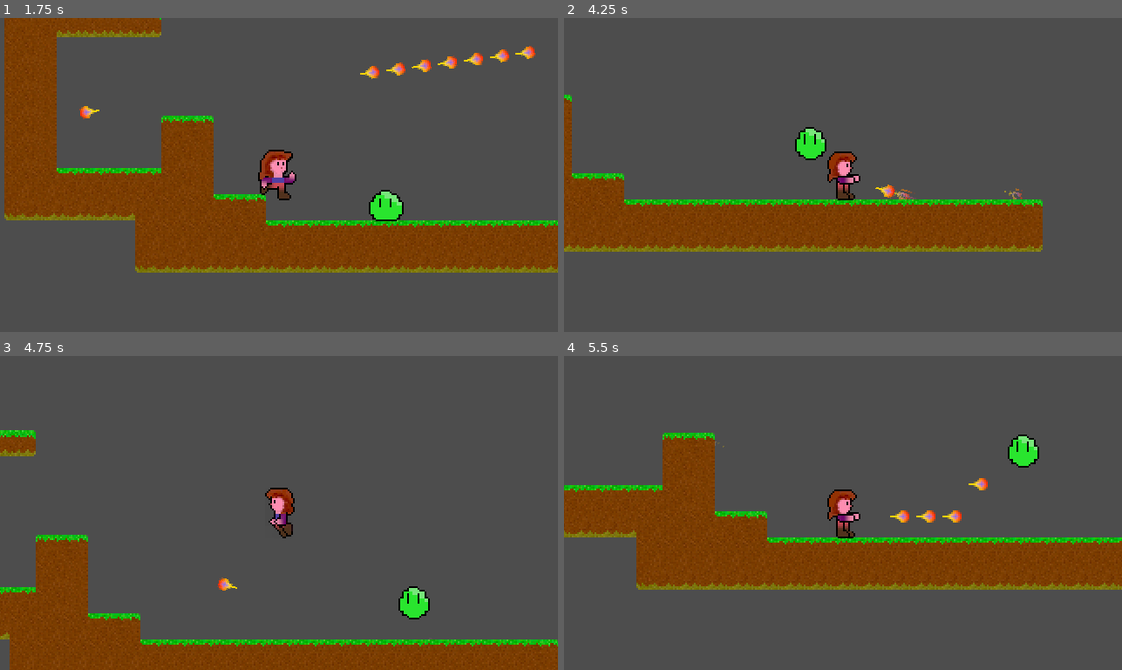
Above: before the commit, frames 1-4 (two rows, left to right).
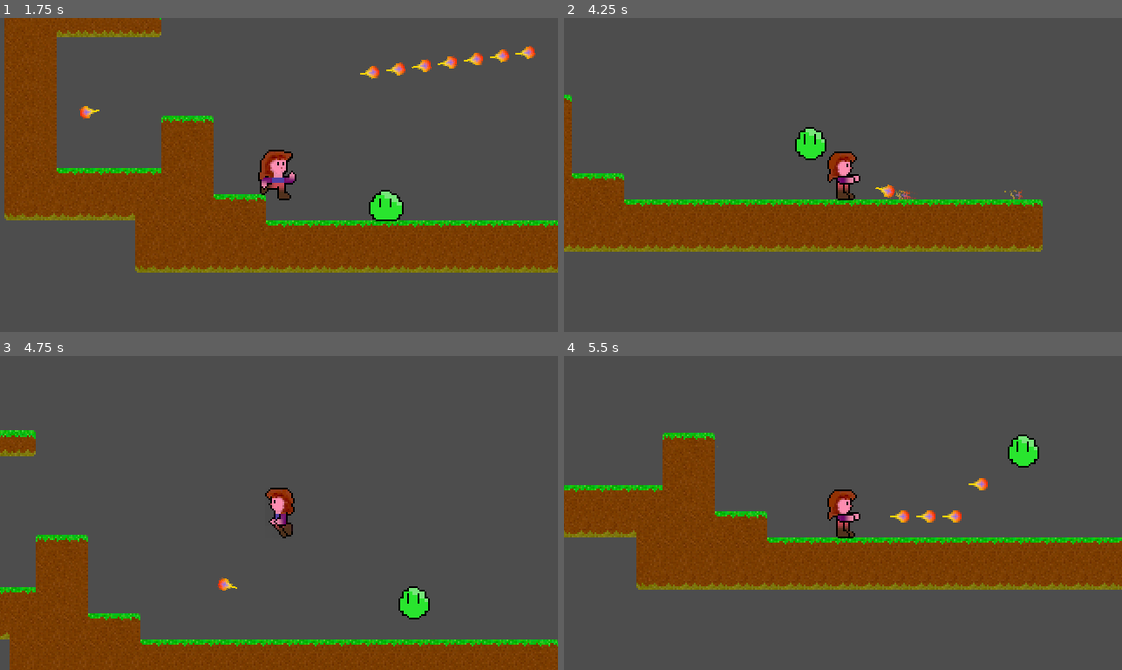
Above: after the commit, the same moments.

Repository: Teaching-myself-Godot/godot-zelia
Game: Godot game, scene res://world.tscn
Two runs of this game, one before a commit and one after it. Both use one fixed random seed, a clock stepped at 60 frames per second and the inputs below.
Inputs (mouse positions are in pixels of both pictures, inside the frame that each line leads up to):
- Up to frame 1 (1.75 s): tap Enter at 0.5 s; move the mouse to (401, 159) at 0.52 s; press the mouse at (401, 159) at 0.53 s; hold D (Run right) from 0.53 s (still down); tap W (Jump) at 0.77, 1.52 s; move the mouse to (167, 190) at 1.27 s; release the mouse at (167, 190) at 1.28 s; click (167, 190) at 1.35 s
- Up to frame 2 (4.25 s): move the mouse to (898, 105) at 2.02 s; release D (Run right) at 2.03 s; press the mouse at (898, 105) at 2.03 s; hold A (Run left) 2.03-2.78 s; move the mouse to (815, 237) at 2.77 s; release the mouse at (815, 237) at 2.78 s; hold D (Run right) from 2.78 s (still down); click (815, 237) at 2.85 s; tap W (Jump) at 3.02, 3.77 s; move the mouse to (1010, 222) at 3.52 s; press the mouse at (1010, 222) at 3.53 s
- Up to frame 3 (4.75 s): move the mouse to (111, 465) at 4.27 s; release D (Run right) at 4.28 s; release the mouse at (111, 465) at 4.28 s; hold A (Run left) from 4.28 s (still down); click (111, 465) at 4.35 s; tap W (Jump) at 4.52 s
- Up to frame 4 (5.5 s): move the mouse to (870, 513) at 5.02 s; release A (Run left) at 5.03 s; press the mouse at (870, 513) at 5.03 s; hold D (Run right) from 5.03 s (still down)

Frame 1 is identical in both runs. In frame 2, 0.1% of the frame differs, in the area x 59-83%, y 54-58%; in frame 3, less than 0.1%; in frame 4, less than 0.1%.

Commit message:
makes a dissipateing dying death start.

Diff:
--- a/monsters/slime/slime.gd
+++ b/monsters/slime/slime.gd
@@ -1,6 +1,6 @@
 extends CharacterBody2D
 
-enum MovementState { AIRBORNE, FLOOR_BOUNCE }
+enum MovementState { AIRBORNE, FLOOR_BOUNCE, DYING }
 
 var movement_state : int
 var gravity = ProjectSettings.get_setting("physics/2d/default_gravity")
@@ -12,7 +12,8 @@
 
 func take_damage(dmg : int):
 	hp -= dmg
-	print("Ouch! hp = " + str(hp))
+	if hp <= 0:
+		movement_state = MovementState.DYING
 
 # enable the collision shape that matches the current movement state
 func pick_collision_shape_for_movement_state():
@@ -23,6 +24,9 @@
 		MovementState.FLOOR_BOUNCE:
 			$AirborneCollisionShape.disabled = true
 			$FloorBounceCollisionShape.disabled = false
+		MovementState.DYING:
+			$AirborneCollisionShape.disabled = true
+			$FloorBounceCollisionShape.disabled = true
 
 func _ready():
 	# assume it starts out hanging in the air
@@ -34,9 +38,20 @@
 	# start up the correct animated sprite sprite frames for that state
 	$AnimatedSprite2D.animation = "airborne"
 	$AnimatedSprite2D.play()
+	# The sprite_frames of $AnimatedSprite2D is a singleton, so after calling
+	# add_animation one time, it exists for all other instances
+	if "dissipate" not in $AnimatedSprite2D.sprite_frames.get_animation_names():
+		# Add a new animation to the SpriteFrames instance of the $AnimatedSprite2D node
+		$AnimatedSprite2D.sprite_frames.add_animation("dissipate")
+		# Loop through all rendition images in the global singleton
+		for rendition in TextureRenditions.slime_dissipate:
+			# Add them as a frame to
+			$AnimatedSprite2D.sprite_frames.add_frame("dissipate", rendition)
 
 func set_movement_state():
-	if is_on_floor():
+	if movement_state == MovementState.DYING:
+		pass
+	elif is_on_floor():
 		if movement_state == MovementState.AIRBORNE:
 			velocity.x = 0
 			$FloorBounceTimer.start()
@@ -60,10 +75,13 @@
 			$AnimatedSprite2D.animation = "floor_bounce"
 		MovementState.AIRBORNE:
 			$AnimatedSprite2D.animation = "airborne"
+		MovementState.DYING:
+			$AnimatedSprite2D.animation = "dissipate"
 
 func handle_movement_state():
-	# keep trying to reach the player, even when bumping against the wall
-	if is_on_wall():
+	if movement_state == MovementState.DYING:
+		velocity = Vector2(0, 0)
+	elif is_on_wall():
 		follow_player()
 
 	pick_collision_shape_for_movement_state()
@@ -81,3 +99,7 @@
 
 func _on_floor_bounce_timer_timeout():
 	start_jump()
+
+
+func _on_dissipate_timer_timeout():
+	pass
--- a/monsters/slime/slime.tscn
+++ b/monsters/slime/slime.tscn
@@ -64,4 +64,7 @@
 wait_time = 0.571
 one_shot = true
 
+[node name="DissipateTimer" type="Timer" parent="."]
+
 [connection signal="timeout" from="FloorBounceTimer" to="." method="_on_floor_bounce_timer_timeout"]
+[connection signal="timeout" from="DissipateTimer" to="." method="_on_dissipate_timer_timeout"]
--- a/texture_renditions.gd
+++ b/texture_renditions.gd
@@ -3,8 +3,13 @@
 var fireball = preload("res://projectiles/fireball/fireball.png").get_image()
 var fireball_dissipate : Array = []
 
+var slime = preload("res://monsters/slime/green/5.png").get_image()
+var slime_dissipate : Array = []
+
 func _ready():
+	slime_dissipate = get_dissipate_renditions(slime, 10, 2, 0.9)
 	fireball_dissipate = get_dissipate_renditions(fireball, 15, 1, 0.5)
+
 
 # Return a list of dissipating image renditions as an ImageTexture-Array
 # - src_rendition is the original Image
